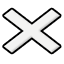
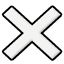
The second 64 × 64 image is a revision of the first. Changes to its layers:
painted on "Close" over [3, 7, 61, 59]
